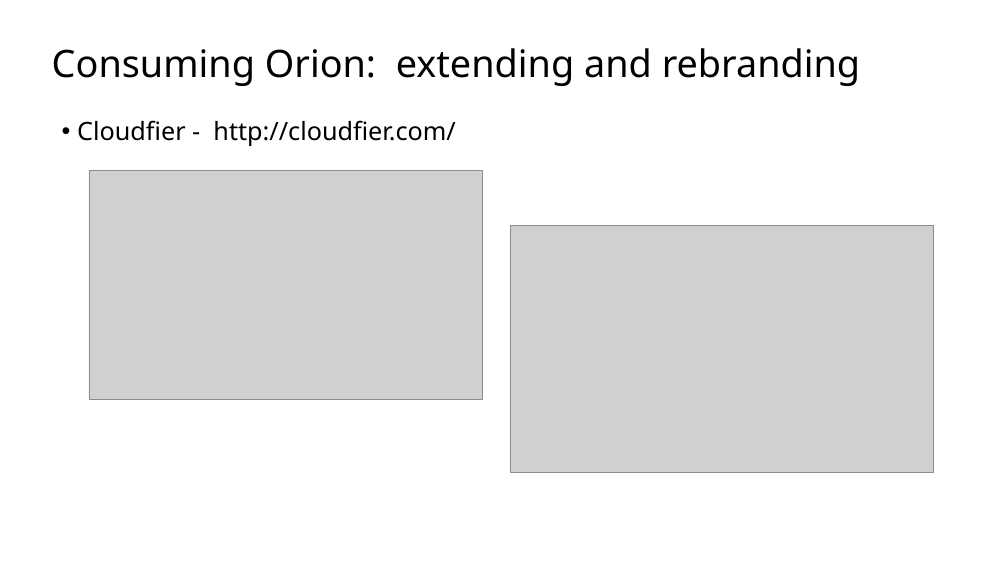
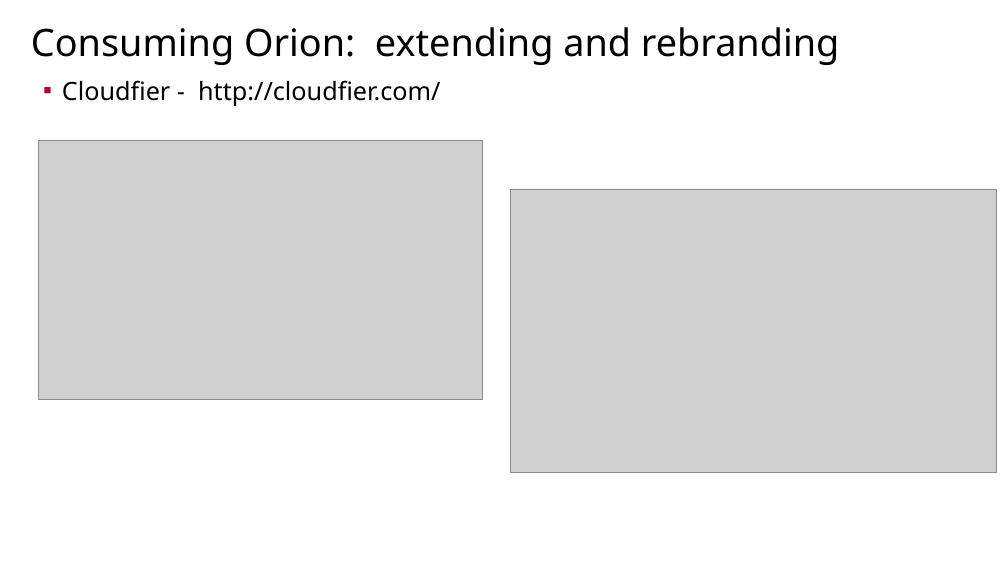
Before and after one commit to sfmccourt/oscon, a slide deck: slide 13 of osconorion.odp (slide 11 before the commit). Drawn at 1008x567 pixels with LibreOffice and Linux fonts; fonts in the diff are those of the drawing; grey boxes stand for pictures; background and template pictures are left out. Boxes give left, top, right and bottom in pixels: in the first picture for what was removed or moved away, otherwise in the second. Text is boxed around its words. In the diff, an @@ line names an element or a change of style, - is before the commit and + after.

```diff
--- a/osconorion.odp
+++ b/osconorion.odp
@@ title added at (x1=31, y1=27, x2=839, y2=65), 72 pt, text #000000 @@
+Consuming Orion: extending and rebranding
@@ text at (x1=52, y1=48, x2=860, y2=86): paragraph removed @@
-Consuming Orion: extending and rebranding
@@ text "Cloudfier - http://cloudfier.com/" moved from (x1=52, y1=48, x2=860, y2=146) to (x1=62, y1=80, x2=440, y2=106) @@
@@ text "Cloudfier - http://cloudfier.com/" at (x1=62, y1=80, x2=440, y2=106): bullet • to ▪; list level 2 to 1 in "Cloudfier - http://cloudfier.com/"; bullet colour #000000 to #AA062C @@
@@ picture resized from (x1=89, y1=170, x2=482, y2=399) to (x1=38, y1=140, x2=482, y2=399) @@
@@ picture resized from (x1=510, y1=226, x2=934, y2=473) to (x1=510, y1=189, x2=996, y2=473) @@
```
Also in this commit, not shown: 12 other slides changed, 4 slides added, 1 slide removed.
